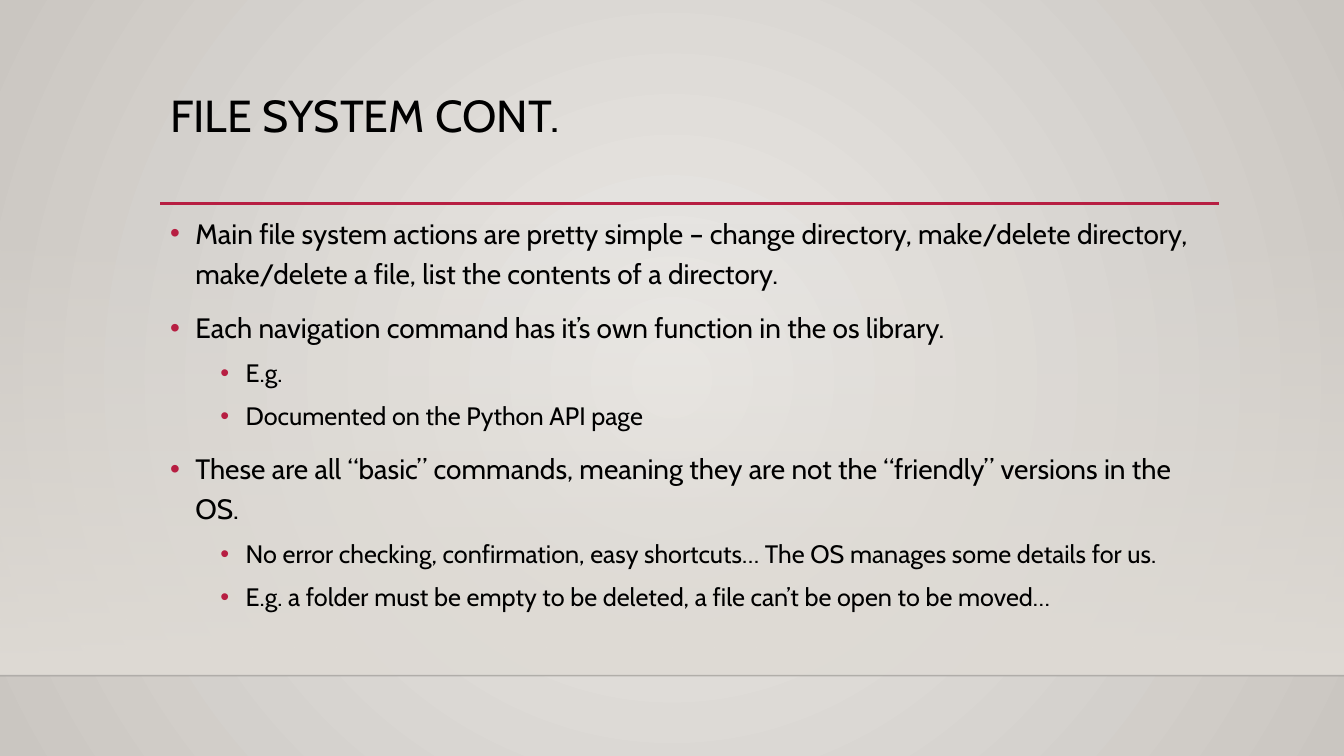
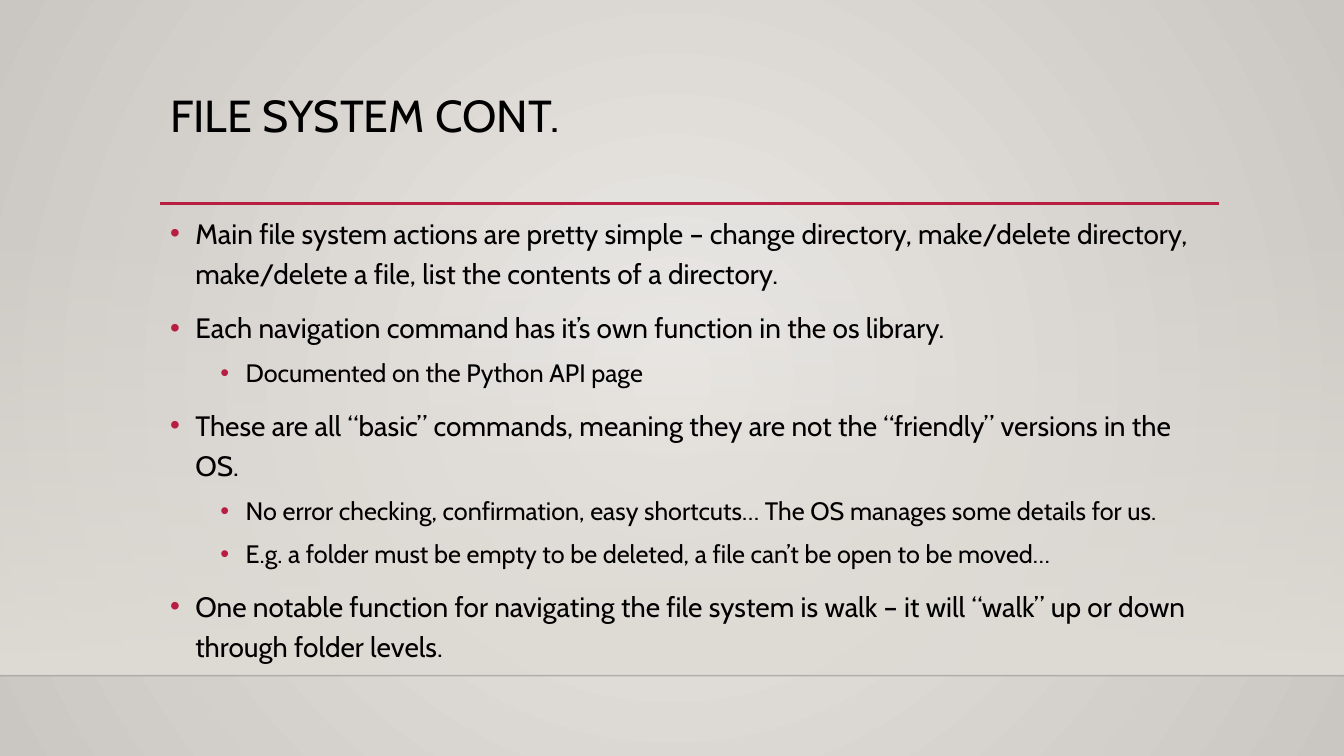
Before and after one commit to okohnkay/Programming_Basics_for_ML, a slide deck: slide 8 of course_material/slides/os_system.pptx. Drawn at 1344x756 pixels with LibreOffice and Linux fonts; fonts in the diff are those of the drawing; background and template pictures are left out. Boxes give left, top, right and bottom in pixels: in the first picture for what was removed or moved away, otherwise in the second. Text is boxed around its words. In the diff, an @@ line names an element or a change of style, - is before the commit and + after.

```diff
--- a/course_material/slides/os_system.pptx
+++ b/course_material/slides/os_system.pptx
@@ text at (246,364,283,388): paragraph removed @@
-  • E.g.
@@ text at (195,596,1185,664): paragraph added @@
+• One notable function for navigating the file system is walk – it will “walk” up or down through folder levels.
```
Also in this commit, not shown: 1 other slide changed, 23 other files.
